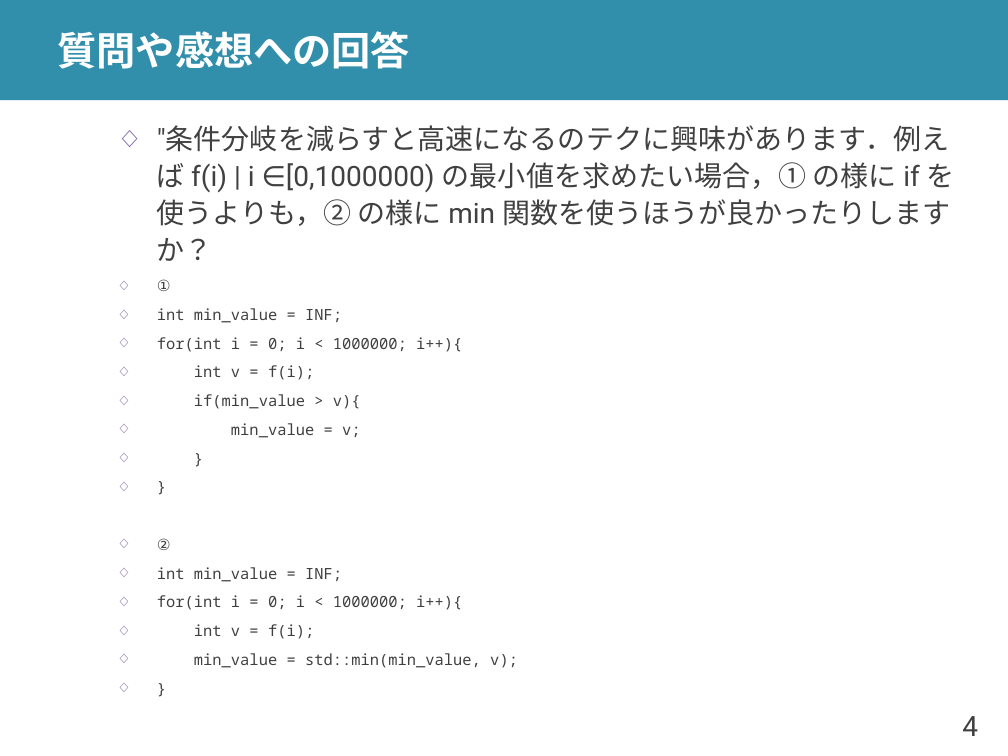
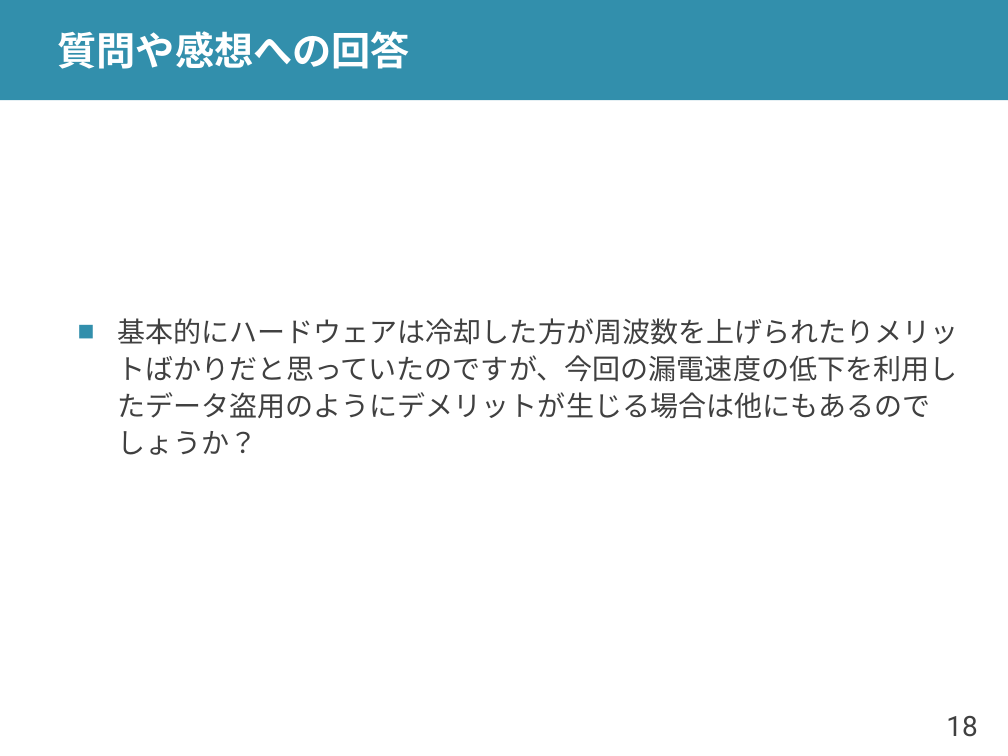
Before and after one commit to shioyadan/advanced-computer-organization, a slide deck: slide 18 of aco-shioya-08.pptx (slide 4 before the commit). Drawn at 1008x756 pixels with LibreOffice and Linux fonts; fonts in the diff are those of the drawing. Boxes give left, top, right and bottom in pixels: in the first picture for what was removed or moved away, otherwise in the second. Text is boxed around its words. In the diff, an @@ line names an element or a change of style, - is before the commit and + after.

```diff
--- a/aco-shioya-08.pptx
+++ b/aco-shioya-08.pptx
@@ text at (117,318,959,455): text changed; size 11 to 20 pt; font Noto Sans Mono to Roboto @@
-  ◇ "条件分岐を減らすと高速になるのテクに興味があります．例えば f(i) | i ∈[0,1000000) の最小値を求めたい場合，① の様に if を使うよりも，② の様に min 関数を使うほうが良かったりしますか？
-  ◇ ①
-  ◇ int min_value = INF;
-  ◇ for(int i = 0; i < 1000000; i++){
-  ◇ int v = f(i);
-  ◇ if(min_value > v){
-  ◇ min_value = v;
-  ◇ }
-  ◇ }
-  ◇ ②
-  ◇ int min_value = INF;
-  ◇ for(int i = 0; i < 1000000; i++){
-  ◇ int v = f(i);
-  ◇ min_value = std::min(min_value, v);
-  ◇ }
+■ 基本的にハードウェアは冷却した方が周波数を上げられたりメリットばかりだと思っていたのですが、今回の漏電速度の低下を利用したデータ盗用のようにデメリットが生じる場合は他にもあるのでしょうか？
@@ page number at (946,716,977,737): text changed @@
-4
+18
```
Also in this commit, not shown: 24 other slides changed, 7 slides added, 2 slides removed, 1 other file.
